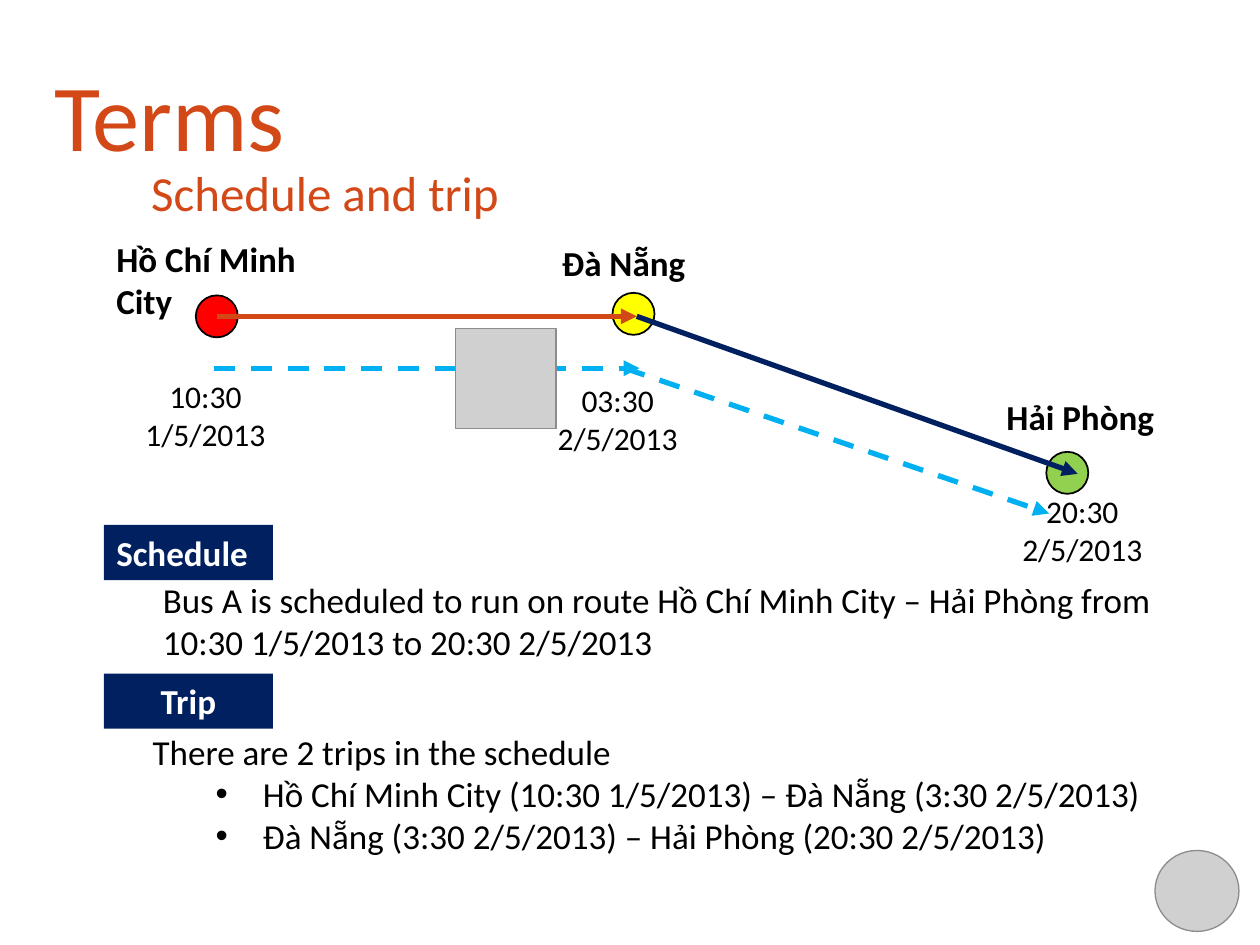
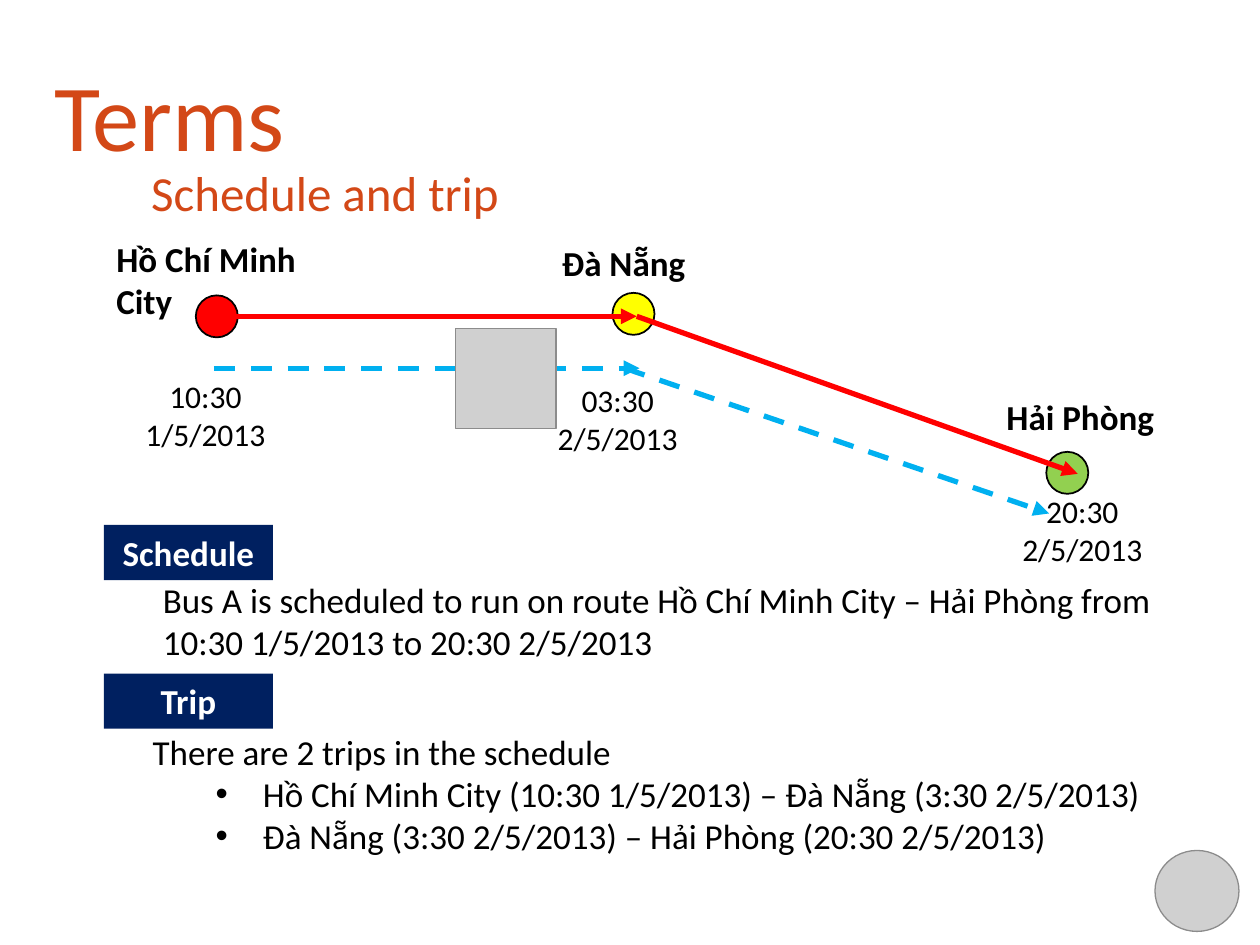
Before and after one commit to khalifandiaye/bus-reservation, a slide deck: slide 8 of WIP/Document/Project Report/capstone.pptx. Drawn at 1260x945 pixels with LibreOffice and Linux fonts; fonts in the diff are those of the drawing; grey boxes stand for pictures; background and template pictures are left out. Boxes give left, top, right and bottom in pixels: in the first picture for what was removed or moved away, otherwise in the second. Text is boxed around its words. In the diff, an @@ line names an element or a change of style, - is before the commit and + after.

```diff
--- a/WIP/Document/Project Report/capstone.pptx
+++ b/WIP/Document/Project Report/capstone.pptx
@@ arrow (217, 316) - (636, 316): stroke #D34817 3 pt to #FF0000 3 pt @@
@@ arrow (636, 316) - (1077, 474): stroke #002060 3 pt to #FF0000 3 pt @@
@@ rectangle "Schedule" at (x1=103, y1=525, x2=272, y2=581): alignment left to centre @@
```
Also in this commit, not shown: 7 other slides changed, 6 slides added, 6 slides removed.
